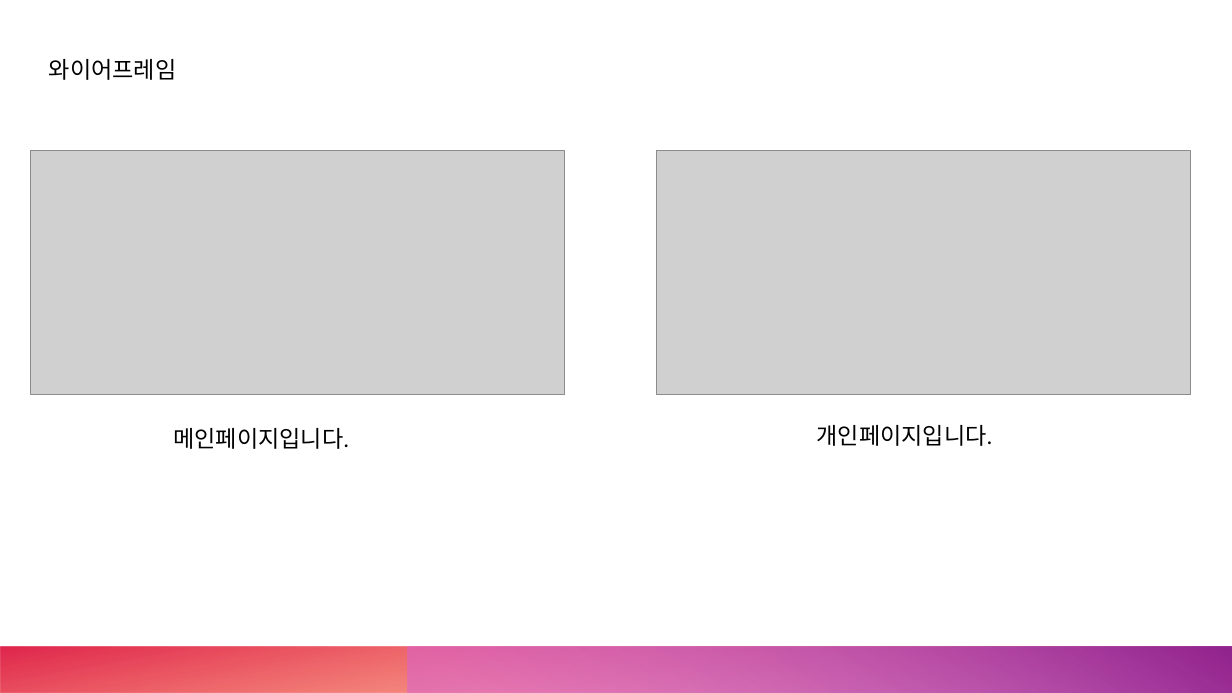
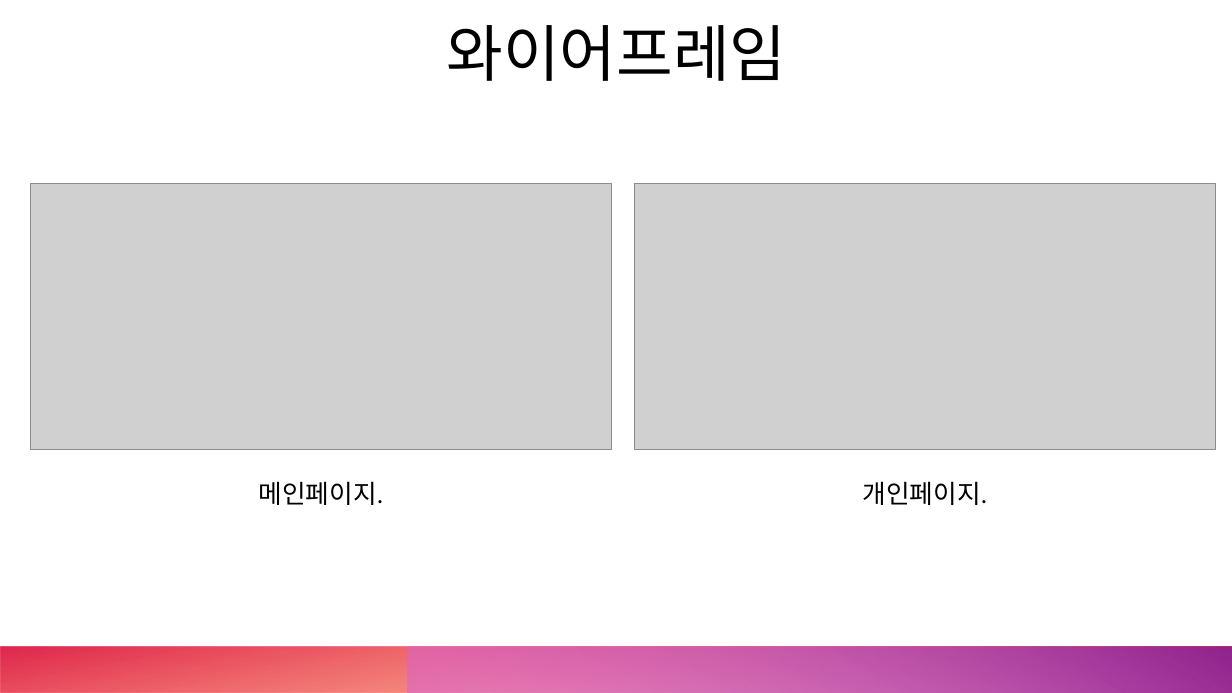
Before and after one commit to Mrgil0/FourGlass, a slide deck: slide 2 of FourGlass/FourGlass.pptx. Drawn at 1232x693 pixels with LibreOffice and Linux fonts; fonts in the diff are those of the drawing; grey boxes stand for pictures. Boxes give left, top, right and bottom in pixels: in the first picture for what was removed or moved away, otherwise in the second. Text is boxed around its words. In the diff, an @@ line names an element or a change of style, - is before the commit and + after.

```diff
--- a/FourGlass/FourGlass.pptx
+++ b/FourGlass/FourGlass.pptx
@@ text "와이어프레임": place and size @@
-text "와이어프레임" at [49,59,177,80]
+text "와이어프레임" at [447,25,787,81]
@@ text "와이어프레임" at [447,25,787,81]: size 18 to 48 pt; alignment left to centre @@
@@ picture: place and size @@
-picture at [30,151,564,396]
+picture at [30,183,611,449]
@@ picture: place and size @@
-picture at [657,151,1190,396]
+picture at [635,183,1215,449]
@@ text at [258,481,383,505]: text changed; size 18 to 20 pt @@
-메인페이지입니다.
+메인페이지.
@@ text at [863,481,988,505]: text changed; size 18 to 20 pt @@
-개인페이지입니다.
+개인페이지.
```
Also in this commit, not shown: 3 other slides changed, 2 slides added, 2 other files.
